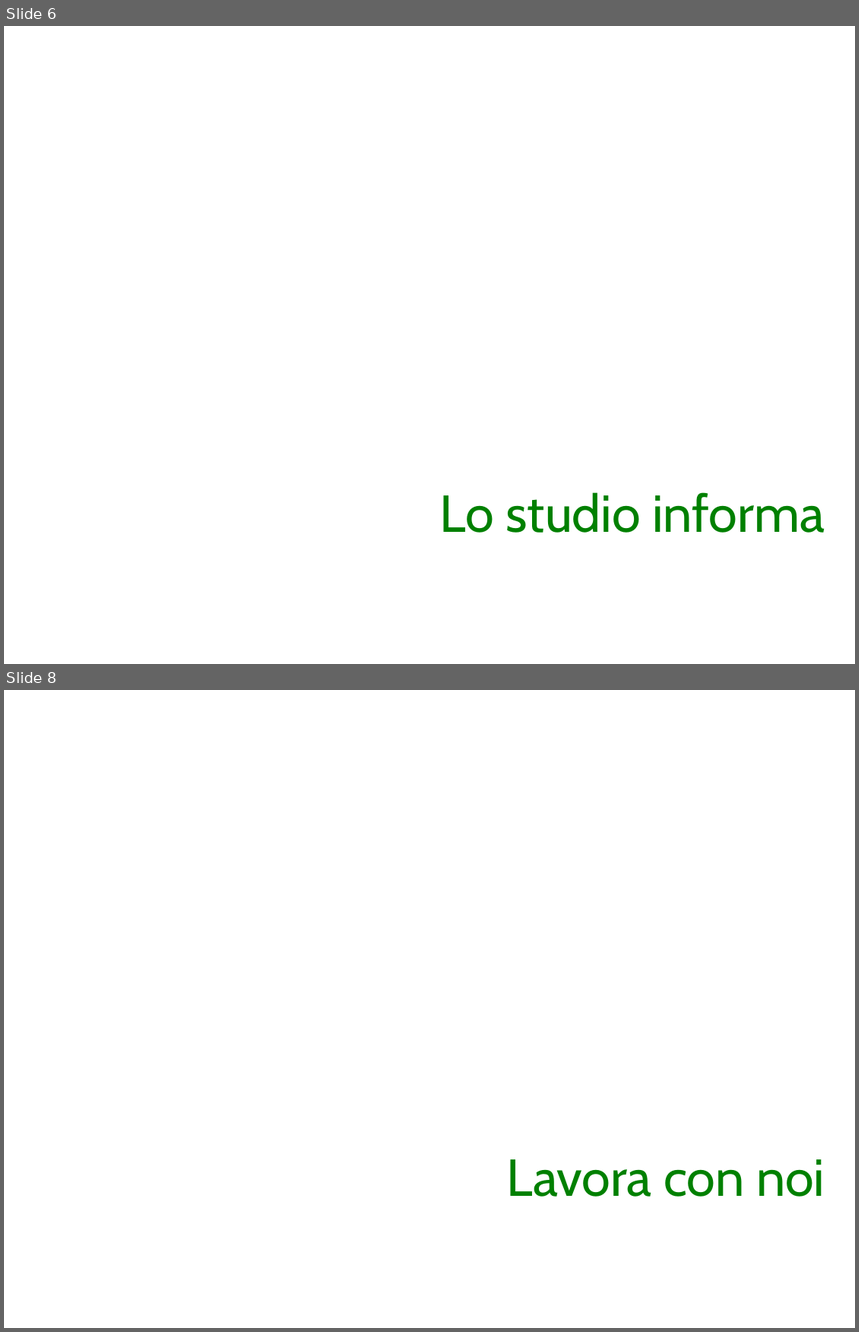
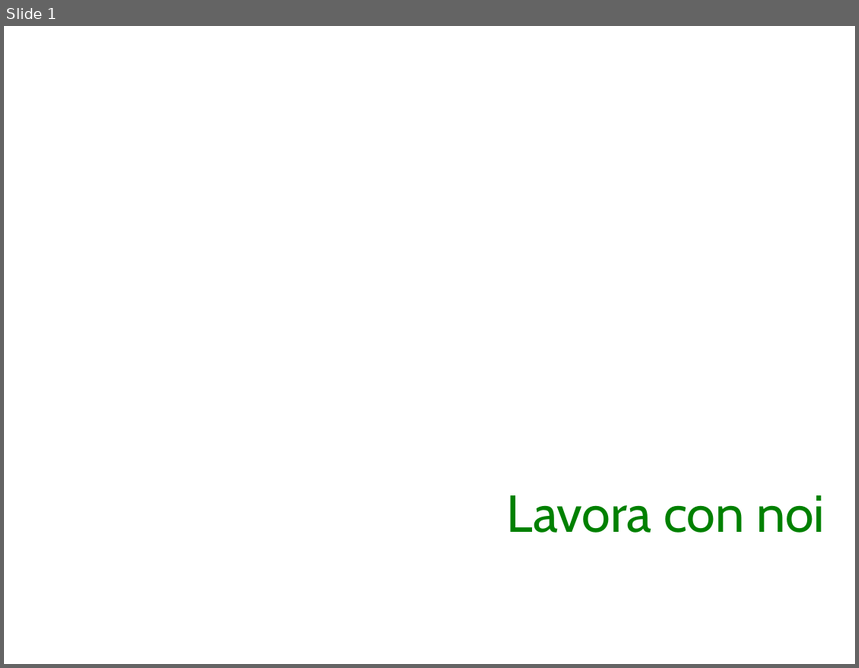
Before and after one commit to grentis/__mblex__, a slide deck: mokup/Sito internet Bicecci&Partners2.ppt. Shown one above the other, each under a label of ours: slides 6 and 8 before the commit, slide 1 after it; the slides between them are not shown. The pictures are 859x1332 and 859x668 pixels, drawn with LibreOffice and Linux fonts; fonts in the diff are those of the drawing. Boxes give left, top, right and bottom in pixels: in the first picture for what was removed or moved away, otherwise in the second. Text is boxed around its words. In the diff, an @@ line names an element or a change of style, - is before the commit and + after.

```diff
--- a/mokup/Sito internet Bicecci&Partners2.ppt
+++ b/mokup/Sito internet Bicecci&Partners2.ppt
@@ slide 6 removed at [4, 26, 855, 664], background #FFFFFF @@
@@ title removed at [440, 493, 825, 533] @@
-Lo studio informa
@@ what was slide 8 is now slide 1 @@
```
Also in this commit, not shown: 6 other slides removed, 6 other files.
